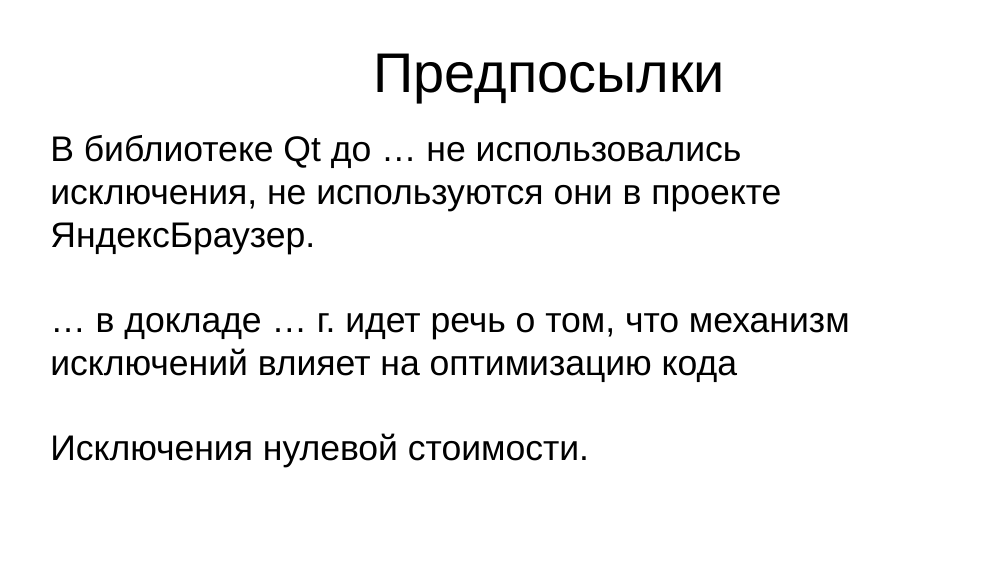
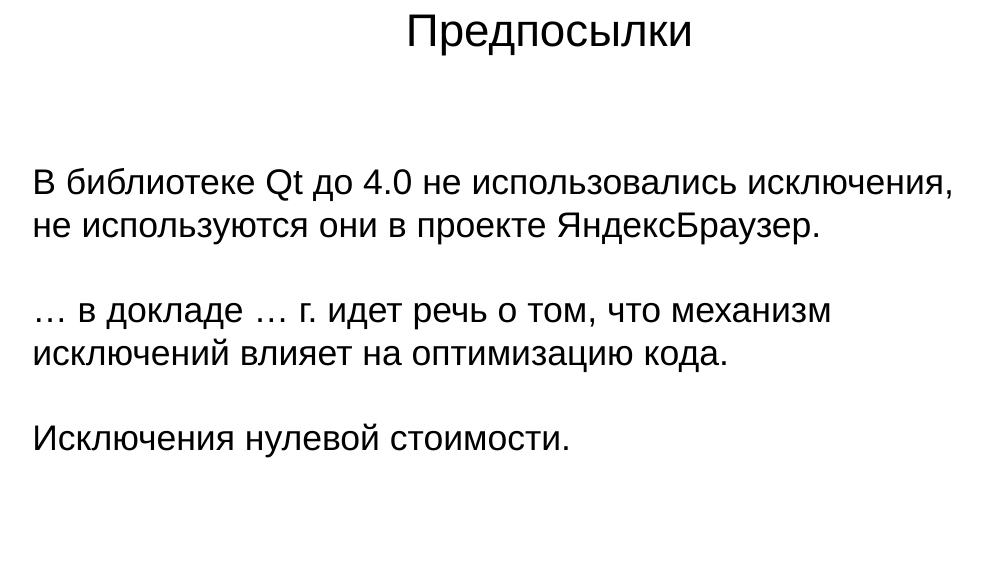
Before and after one commit to Leartiz/exception_research, a slide deck: slide 5 of about/presentation_v1.odp (slide 4 before the commit). Drawn at 1008x567 pixels with LibreOffice and Linux fonts; fonts in the diff are those of the drawing. Boxes give left, top, right and bottom in pixels: in the first picture for what was removed or moved away, otherwise in the second. Text is boxed around its words. In the diff, an @@ line names an element or a change of style, - is before the commit and + after.

```diff
--- a/about/presentation_v1.odp
+++ b/about/presentation_v1.odp
@@ title "Предпосылки": place and size @@
-title "Предпосылки" at [374,53,725,102]
+title "Предпосылки" at [406,14,693,55]
@@ title "Предпосылки" at [406,14,693,55]: size 44 to 36 pt @@
@@ subtitle "В библиотеке Qt до 4.0 ...": place and size @@
-subtitle "В библиотеке Qt до 4.0 ..." at [50,135,850,467]
+subtitle "В библиотеке Qt до 4.0 ..." at [32,168,954,457]
@@ subtitle at [32,168,954,372]: text changed @@
-В библиотеке Qt до … не использовались исключения, не используются они в проекте ЯндексБраузер.
-… в докладе … г. идет речь о том, что механизм исключений влияет на оптимизацию кода
+В библиотеке Qt до 4.0 не использовались исключения, не используются они в проекте ЯндексБраузер.
+… в докладе … г. идет речь о том, что механизм исключений влияет на оптимизацию кода.
```
Also in this commit, not shown: 8 other slides changed, 11 slides added, 3 slides removed, 10 other files.
